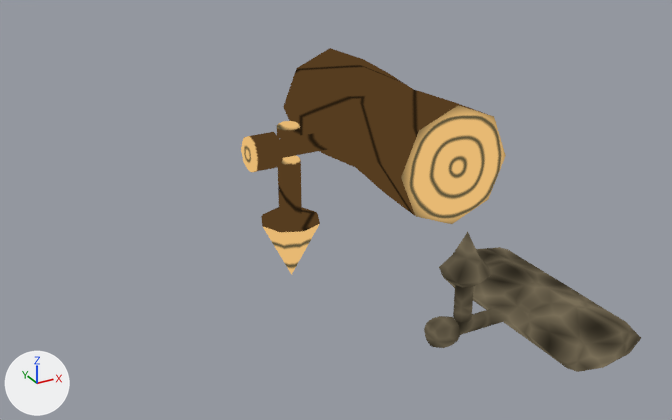
The Blender file Rollin'Sky/Assets/Models/Hammer2.blend: old version first, new version second.
Camera for both pictures: a camera (50 mm lens) standing at (-2.88, -5.96, 3.46) and looking at (0.48, 0.14, 0.41). The lights are fixed; the arrows at lower left show +X, +Y and +Z.
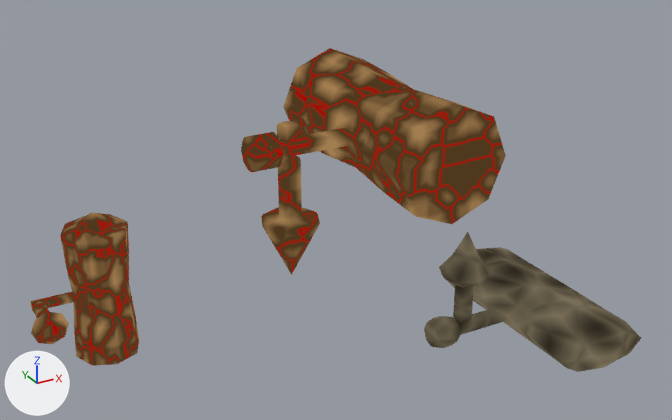
Changed parts and their boxes (x1, y1, x2, y2) in the pictures (672 x 420 px):
'Cone', surface changed (orange to brown): (241, 48, 506, 275) in both
'Cone.002', added: after (30, 213, 139, 366)

The change, as a diff of the scene's bpy script:
```diff
--- a/Rollin'Sky/Assets/Models/Hammer2.blend.py
+++ b/Rollin'Sky/Assets/Models/Hammer2.blend.py
@@ mat_material @@
 mat_material = bpy.data.materials.new('Material')
-# nodes: BsdfPrincipled, OutputMaterial, TexImage
-# colours: black #000000
-# uses the picture img_hammer_albedo_png
+# nodes: BsdfPrincipled, Math, OutputMaterial, TexVoronoi x2, ValToRGB
+# colours: black #000000, red #ab0000, brown #4e381e, brown #a17d4f
@@ me_cone_002 @@
+me_cone_002.from_pydata(...)  # 156 vertices, 157 faces; spans x -0.18..0.98, y 0.02..0.99, z -0.88..0.87
+me_cone_002.polygons.foreach_set('use_smooth', [True] * 157)
+me_cone_002.materials.append(mat_material)
@@ ob_cone_002 @@
+ob_cone_002 = bpy.data.objects.new('Cone.002', me_cone_002)
+ob_cone_002.location = (-1.881, 0.0, 0.0)
+ob_cone_002.scale = (0.75, 0.75, 0.75)
```
